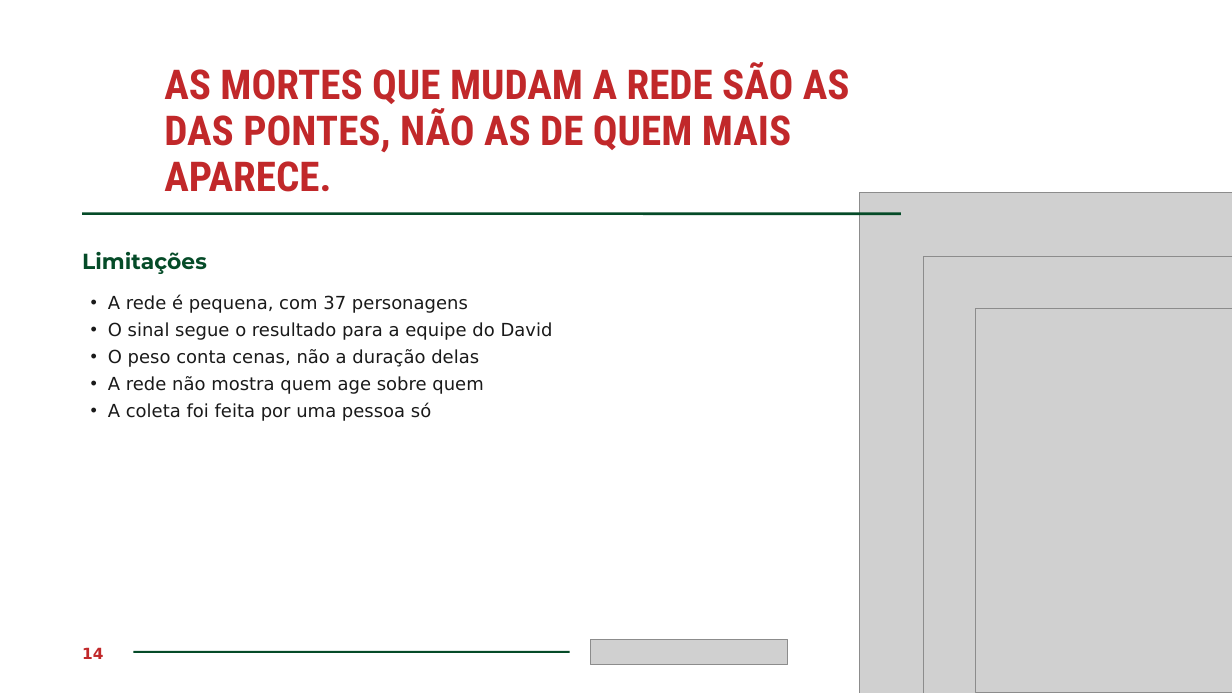
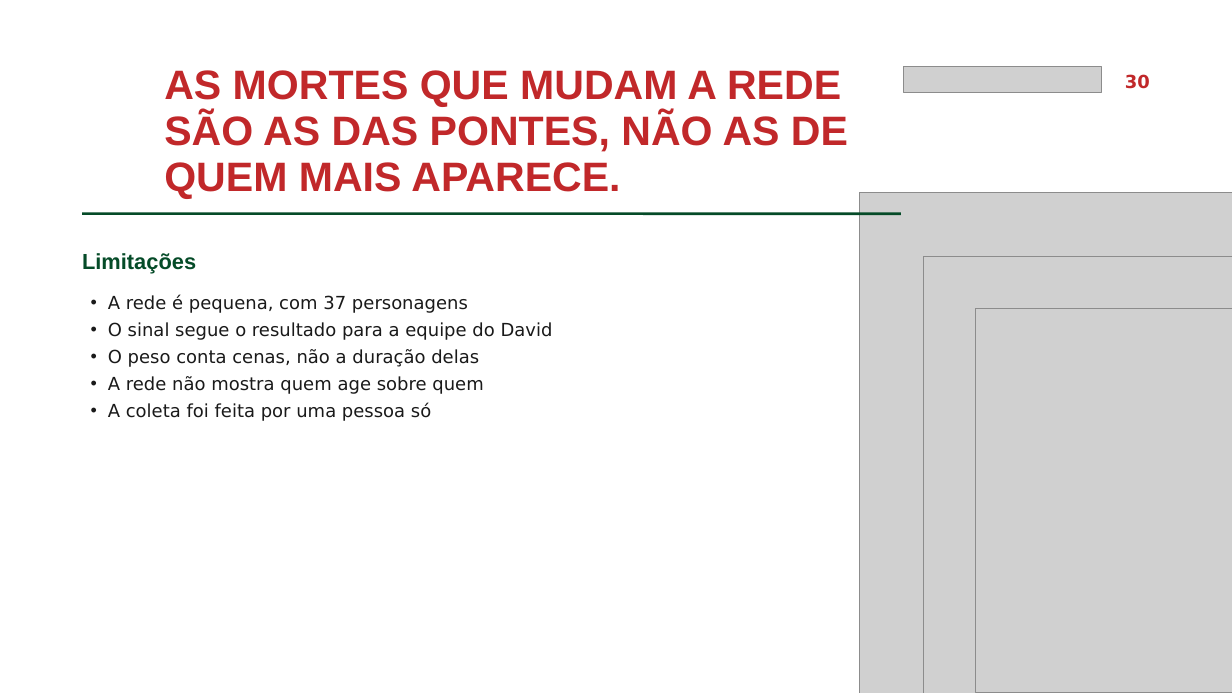
Before and after one commit to AlizonCaetano/dataset-cyberpunk, a slide deck: slide 30 of apresentacao.pptx (slide 14 before the commit). Drawn at 1232x693 pixels with LibreOffice and Linux fonts; fonts in the diff are those of the drawing; grey boxes stand for pictures. Boxes give left, top, right and bottom in pixels: in the first picture for what was removed or moved away, otherwise in the second. Text is boxed around its words. In the diff, an @@ line names an element or a change of style, - is before the commit and + after.

```diff
--- a/apresentacao.pptx
+++ b/apresentacao.pptx
@@ title "AS MORTES QUE MUDAM A ..." at <box>164,70,848,199</box>: font Roboto Condensed to Arial @@
@@ picture: place and size @@
-picture at <box>591,640,788,665</box>
+picture at <box>904,67,1102,92</box>
@@ text added at <box>1125,74,1150,89</box>, 14 pt, text #C1282A, bold @@
+30
@@ text "Limitações" at <box>82,253,196,273</box>: font Montserrat to Arial @@
@@ text removed at <box>82,647,103,659</box> @@
-14
@@ rectangle removed at <box>133,652,569,653</box> @@
```
Also in this commit, not shown: 9 other slides changed, 20 slides added, 4 slides removed.
